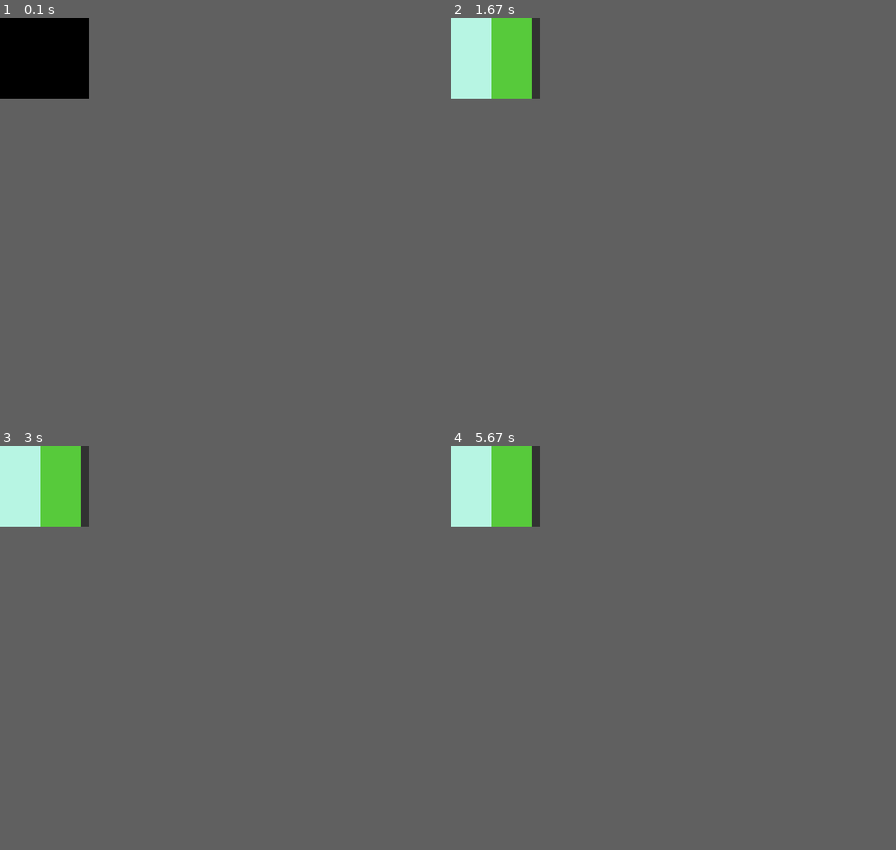
Above: before the commit, frames 1-4 (two rows, left to right).
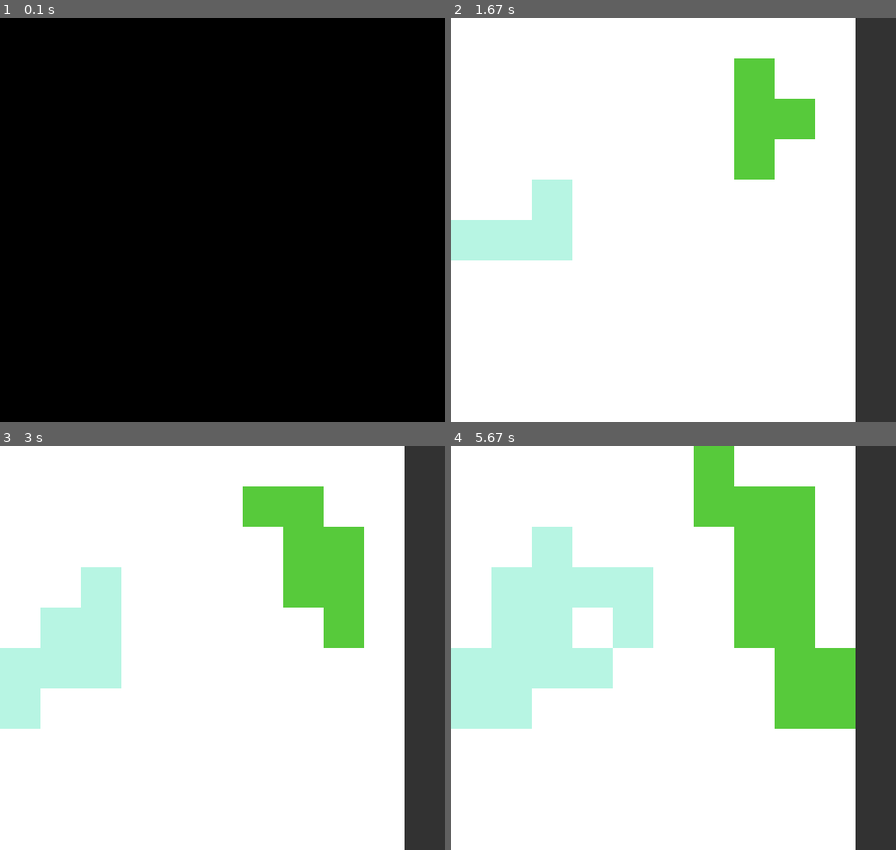
Above: after the commit, the same moments.

Repository: Daniel908009/Pixel-Strategy-Pygame
Game: pygame game, started from main.py
Two runs of this game, one before a commit and one after it. Both use one fixed random seed, a clock stepped at 60 frames per second and the inputs below.
Inputs:
- Up to frame 1 (0.1 s): no input
- Up to frame 2 (1.67 s): no input
- Up to frame 3 (3 s): no input
- Up to frame 4 (5.67 s): no input
In our replay, the window is 110x100 before the commit and 550x500 after it. These sizes can differ from the game's own. Grey fills any space a smaller window leaves; there, only what the larger window draws over its background counts as a difference.

The runs differ from the first frame. In frame 1, only the window size differs. In frame 2, 20% of the frame differs, in the area x 0-100%, y 0-100%; in frame 3, 26%; in frame 4, 39%.

Commit message:
Added threding to the main file, the speed was starting to get unbearable

Diff:
--- a/main.py
+++ b/main.py
@@ -3,16 +3,16 @@
 # Final core function will be added and thats the battle function, it will use chances to determine who would win
 
 
-
+import threading
 import pygame
 import random
 import time
-from strategy_functions import border_tiles_func
+from strategy_functions import border_tiles_func, battle_logic_core, change_of_owner
 
 pygame.init()
 
 # map logic and free tiles logic
-map_size = 2
+map_size = 10
 pixel_size = 50
 map = []
 map_free_tiles = map_size*map_size
@@ -27,6 +27,7 @@
 
 # diplomacy variables
 wars = []
+players_in_war = []
 
 # Screen setings
 screen = pygame.display.set_mode((map_size*pixel_size+map_size*pixel_size/10, map_size*pixel_size))
@@ -92,6 +93,7 @@
             pass
 
 # battle logic function, decides how the war will go, it uses the power of players to determine the chances of wining in each battle for each tile
+# specific functions are in strategy_functions.py
 def battle_logic():
     if len(wars) == 0:
         pass
@@ -99,14 +101,19 @@
         for i in range(len(wars)):
             player1 = wars[i][0]
             player2 = wars[i][1]
-            players_in_war = []
             players_in_war.append(player1)
             players_in_war.append(player2)
             power1 = players[player1]["num_of_tiles"]
             power2 = players[player2]["num_of_tiles"]
+            tile_attacked = []
             border_tiles = []
+            winner_of_battle = []
             border_tiles.append(border_tiles_func(players, player1, player2))
-            print(border_tiles)
+            tile_attacked.append(random.choice(border_tiles[0]))
+            winner_of_battle.append(battle_logic_core(power1, power2, player1, player2))
+            print(winner_of_battle)
+            change_of_owner(winner_of_battle, tile_attacked, players, player1, player2)
+            border_tiles.clear()
 
 # peace logic function, removes players from wars list, currently peaces out with all other players
 # eventualy only one war will be peaced out, working on it
@@ -118,6 +125,7 @@
     m = 0
     for i in possible_peace:
         wars.pop(i-m)
+        players_in_war.remove(player)
         m += 1
 
 
@@ -153,11 +161,29 @@
         else:
             pass
 
+ # Drawing players and player controlled tiles, now fully working!!!
+def drawing_players():
+    while running:
+        for i in range(num_players):
+            for j in range(len(players[i]["coordinates"])):
+                pygame.draw.rect(screen, players[i]["color"], (players[i]["coordinates"][j][0]*pixel_size, players[i]["coordinates"][j][1]*pixel_size, pixel_size, pixel_size))
+
+# Map logic function, manages the diplomacy and battle logic
+def map_logic():
+    while running:
+        diplomacy_logic()
+        battle_logic()
+        time.sleep(0.4)
+
+
 
 running = True
 initial_check = True
-
-
+Threads_started = False
+
+# trying to implement multithreading, maybe it will help with the performance
+thread1 = threading.Thread(target=drawing_players)
+thread2 = threading.Thread(target=map_logic)
 
 # Main loop
 while running:
@@ -205,18 +231,22 @@
         else:
             initial_check = False
 
-    # Drawing players and player controlled tiles, now fully working!!!
-    for i in range(num_players):
-        for j in range(len(players[i]["coordinates"])):
-            pygame.draw.rect(screen, players[i]["color"], (players[i]["coordinates"][j][0]*pixel_size, players[i]["coordinates"][j][1]*pixel_size, pixel_size, pixel_size))
-
+    # initial drawing of players, threading had some issues with this part, therefore it is implemented like this
+    if Threads_started == False:
+        for i in range(num_players):
+            for j in range(len(players[i]["coordinates"])):
+                pygame.draw.rect(screen, players[i]["color"], (players[i]["coordinates"][j][0]*pixel_size, players[i]["coordinates"][j][1]*pixel_size, pixel_size, pixel_size))
 
     # peacefull expansion logic
     if map_free_tiles > 0:
         expandsion_initial()
+    # starting the threads
+    elif Threads_started == False and map_free_tiles == 0:
+        thread1.start()
+        thread2.start()
+        Threads_started = True
     else:
-        diplomacy_logic()
-        battle_logic()
+        pass
 
     time.sleep(0.4)
 
@@ -226,3 +256,7 @@
 
 
 pygame.quit()
+
+
+
+pygame.quit()
